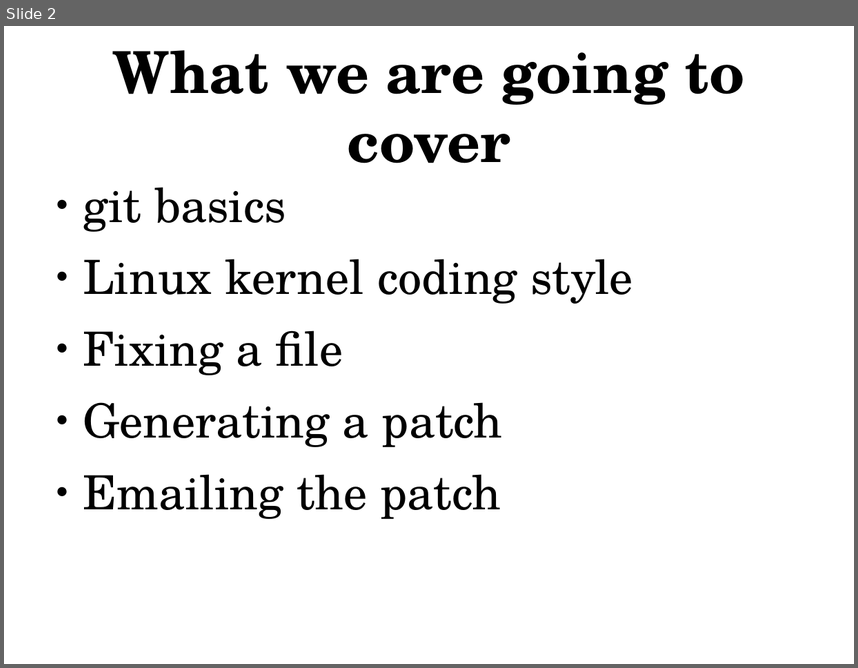
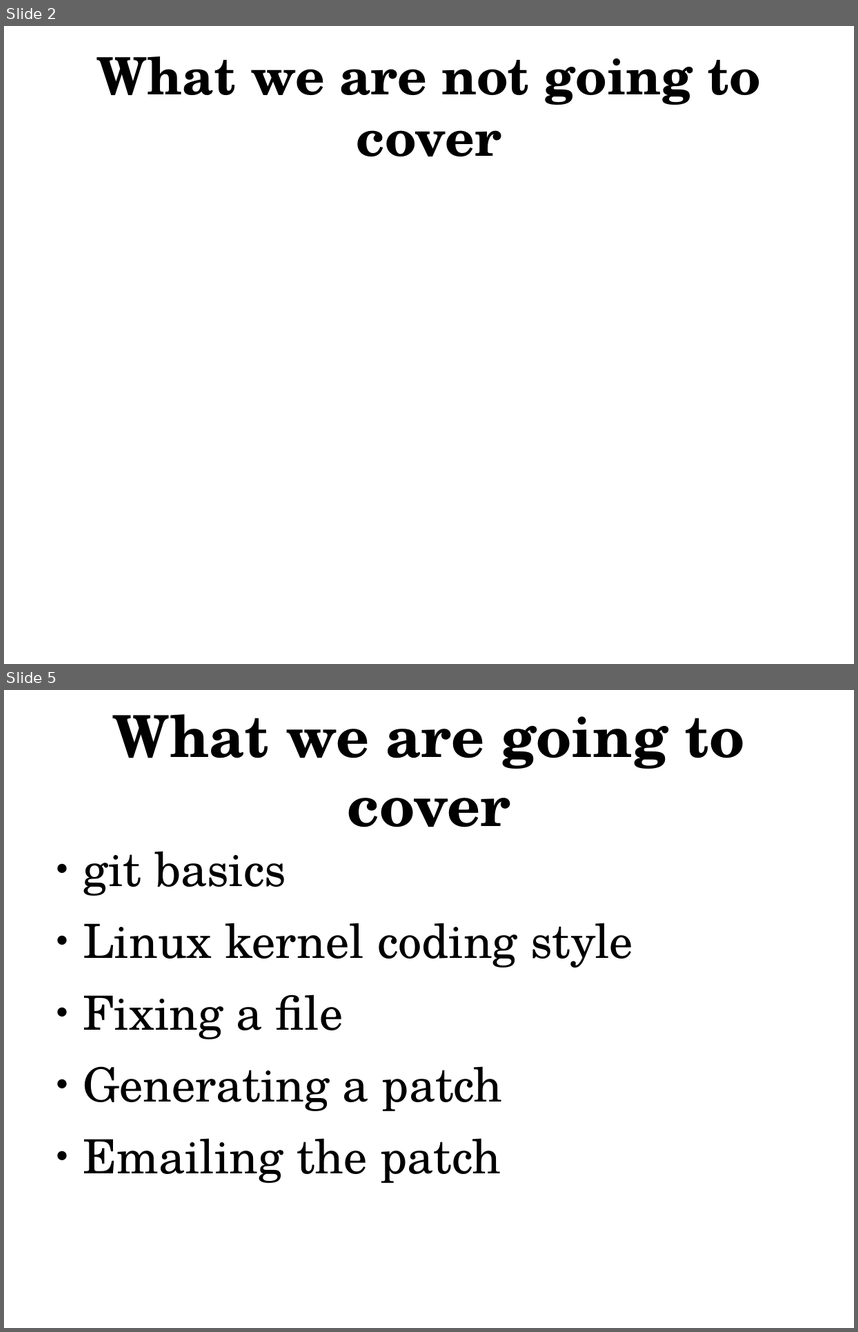
Before and after one commit to gregkh/kernel-tutorial, a slide deck: kernel_patch_tutorial.odp. Shown one above the other, each under a label of ours: slide 2 before the commit, slides 2 and 5 after it; the slides between them are not shown. The pictures are 858x668 and 858x1332 pixels, drawn with LibreOffice and Linux fonts; fonts in the diff are those of the drawing. Boxes give left, top, right and bottom in pixels: in the first picture for what was removed or moved away, otherwise in the second. Text is boxed around its words. In the diff, an @@ line names an element or a change of style, - is before the commit and + after.

```diff
--- a/kernel_patch_tutorial.odp
+++ b/kernel_patch_tutorial.odp
@@ slide 2 added at (x1=4, y1=26, x2=854, y2=664), background #FFFFFF @@
@@ title added at (x1=97, y1=56, x2=761, y2=156), 48 pt, text #000000, bold @@
+What we are not going to cover
@@ what was slide 2 is now slide 5 @@
```
Also in this commit, not shown: 1 slide changed, 2 other slides added, 2 other files.
